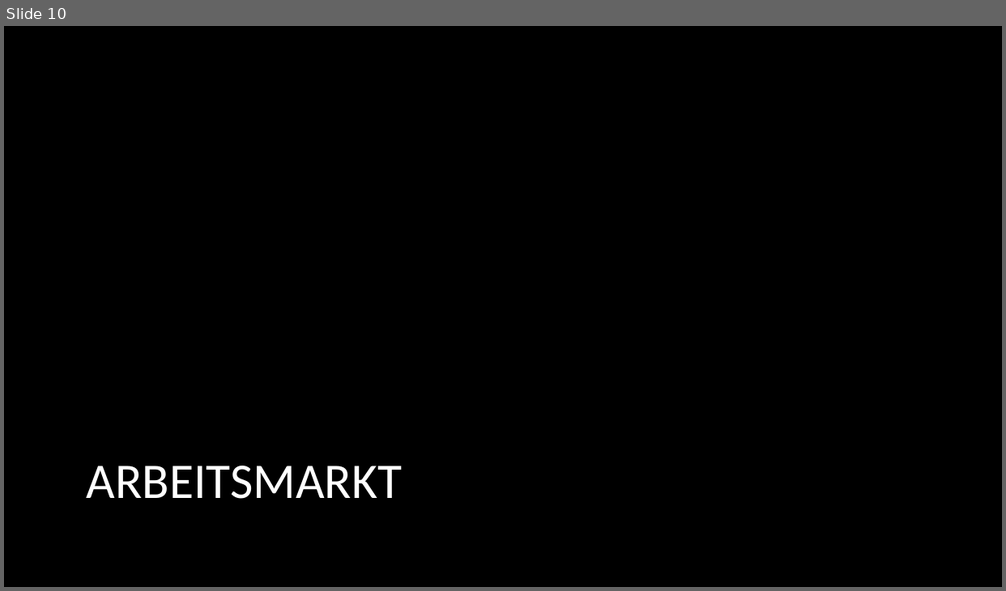
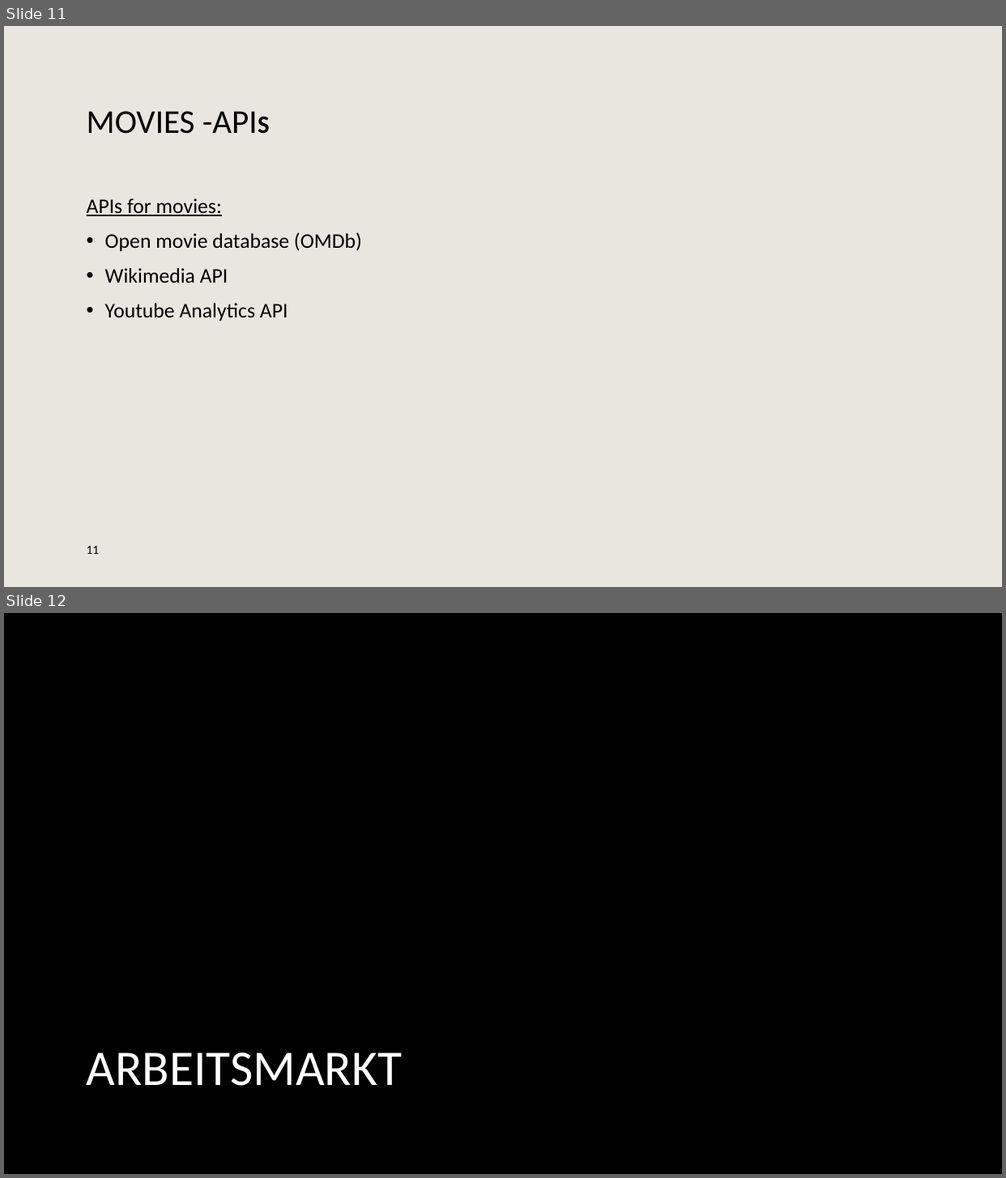
Before and after one commit to lennartklose96/DataScienceProject, a slide deck: Data-Science-Project.pptx. Shown one above the other, each under a label of ours: slide 10 before the commit, slides 11 and 12 after it. The pictures are 1006x591 and 1006x1178 pixels, drawn with LibreOffice and Linux fonts; fonts in the diff are those of the drawing; background and template pictures are left out. Boxes give left, top, right and bottom in pixels: in the first picture for what was removed or moved away, otherwise in the second. Text is boxed around its words. In the diff, an @@ line names an element or a change of style, - is before the commit and + after.

Commit message:
Movies hinzugefügt

```diff
--- a/Data-Science-Project.pptx
+++ b/Data-Science-Project.pptx
@@ slide 11 added at <box>4,26,1002,587</box>, background #E9E6DF @@
@@ title added at <box>87,111,195,216</box>, 32 pt, text #000000 @@
+MOVIES -APIS
@@ text added at <box>105,199,362,321</box>, 20 pt, text #000000 @@
+APIs for movies:
+• Open movie database (OMDb)
+• Wikimedia API
+• Youtube Analytics API
@@ page number added at <box>87,546,100,554</box>, 12 pt, text #000000 @@
+11
@@ what was slide 10 is now slide 12 @@
```
Also in this commit, not shown: 2 slides changed, 4 other slides added, 3 slides removed, 1 other file.
